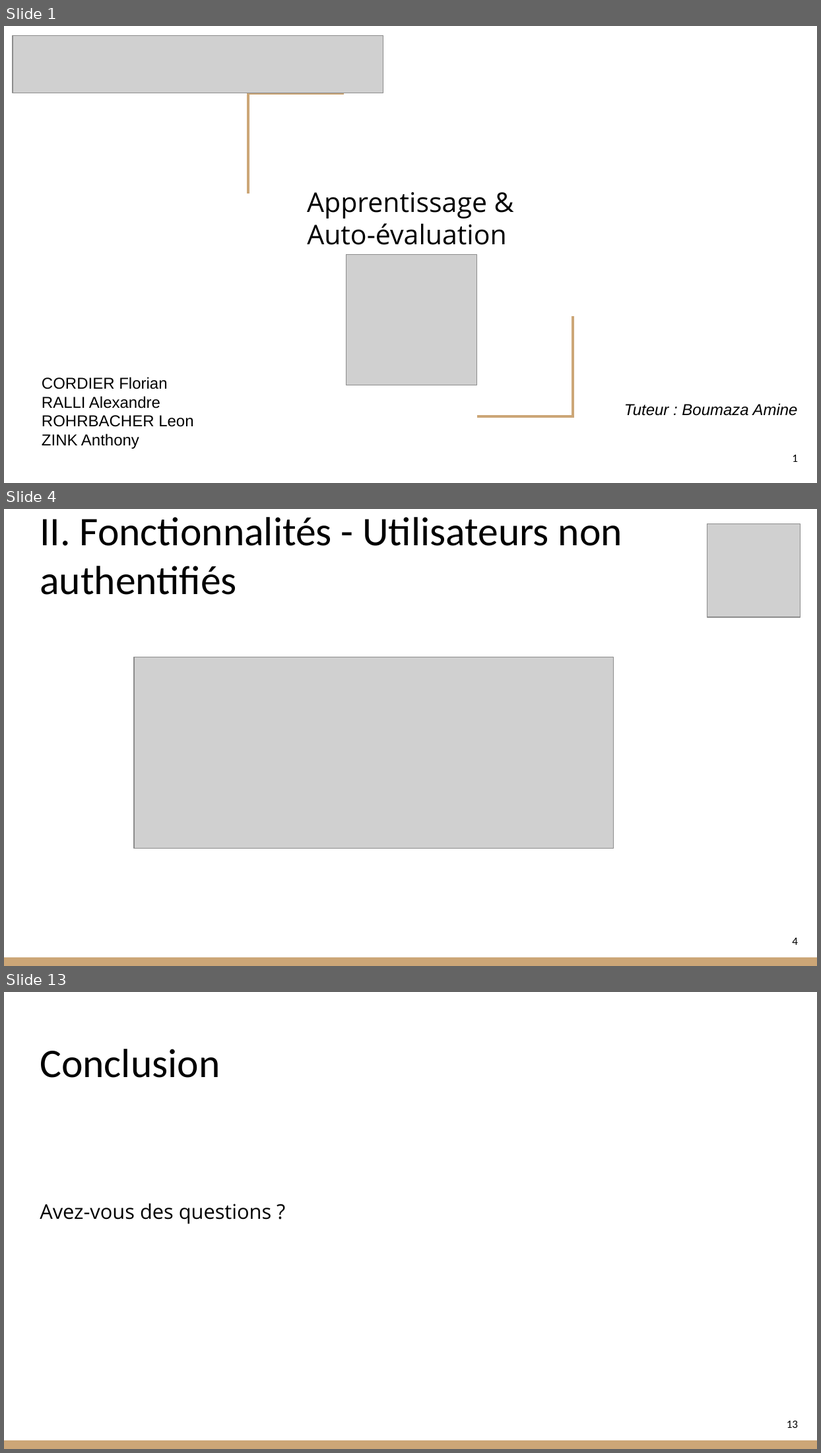
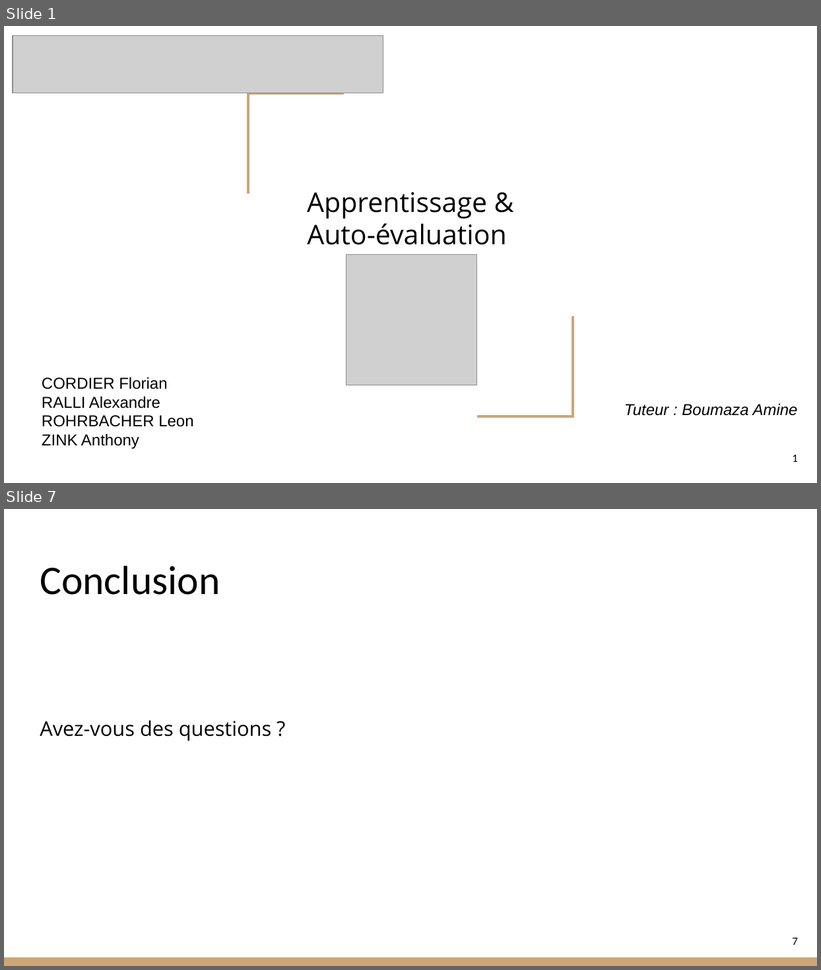
Before and after one commit to RohrbacherLeon/coditor, a slide deck: doc/Presentation_conception.pptx. Shown one above the other, each under a label of ours: slides 1, 4 and 13 before the commit, slides 1 and 7 after it; the slides between them are not shown. The pictures are 821x1453 and 821x970 pixels, drawn with LibreOffice and Linux fonts; fonts in the diff are those of the drawing; grey boxes stand for pictures. Boxes give left, top, right and bottom in pixels: in the first picture for what was removed or moved away, otherwise in the second. Text is boxed around its words. In the diff, an @@ line names an element or a change of style, - is before the commit and + after.

```diff
--- a/doc/Presentation_conception.pptx
+++ b/doc/Presentation_conception.pptx
@@ slide 4 removed at (4,509,817,966), background #FFFFFF; not listed: 1 template element that a slide beside it also shows @@
@@ title removed at (40,517,622,595) @@
-II. Fonctionnalités - Utilisateurs non authentifiés
@@ picture removed at (708,524,801,617) @@
@@ picture removed at (134,657,614,848) @@
@@ page number removed at (792,938,798,945) @@
-4
@@ what was slide 13 is now slide 7 @@
@@ page number at (792,938,798,945): text changed @@
-13
+7
```
Also in this commit, not shown: 2 slides changed, 3 slides added, 8 other slides removed, 10 other files.
